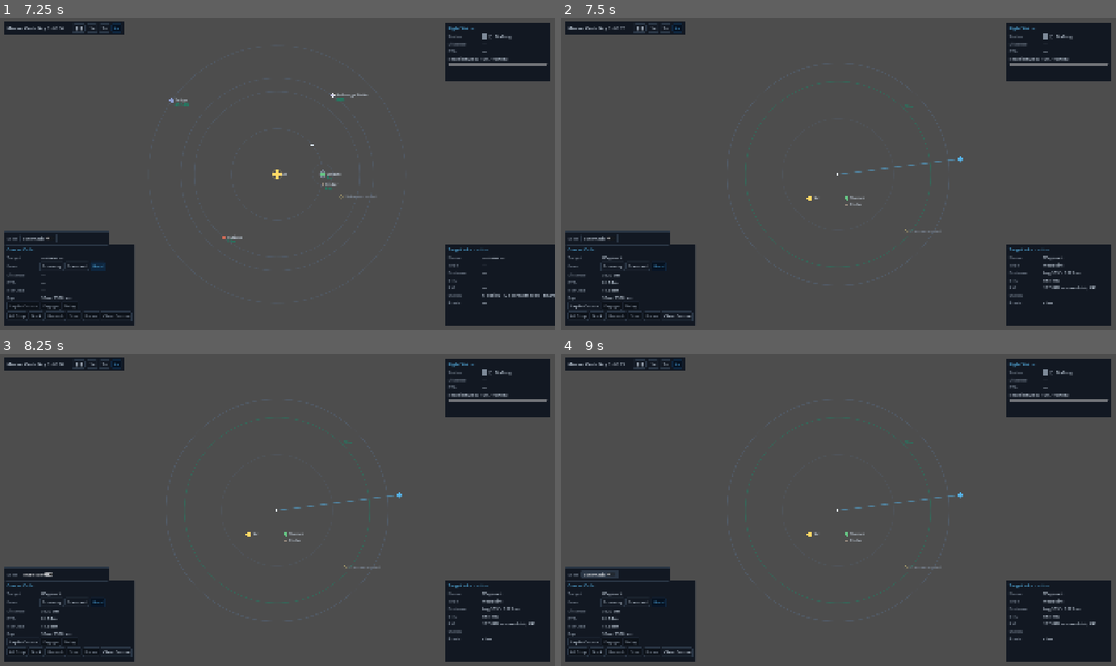
Above: before the commit, frames 1-4 (two rows, left to right).
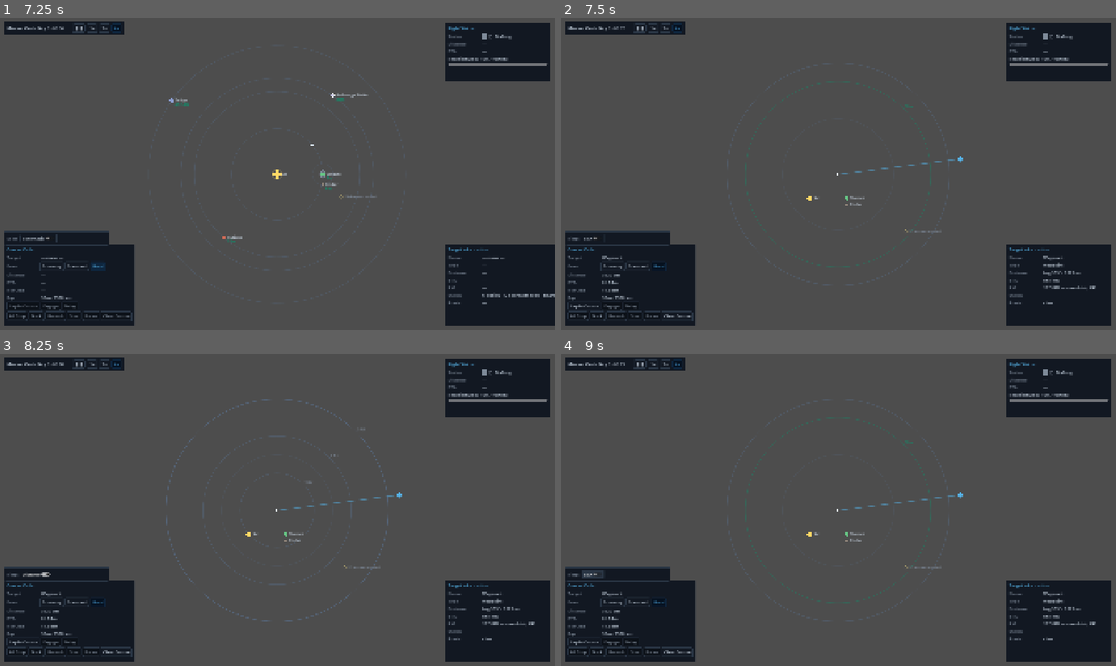
Above: after the commit, the same moments.

Repository: AndrewDrinkwater/farhorizon
Game: Godot game, scene res://src/ui/shell/main.tscn
The game is run twice, just before and just after one commit, with the same random seed, the same clock (stepped at 60 frames per second) and the same inputs.
Inputs (mouse positions are in pixels of both pictures, inside the frame that each line leads up to):
- Up to frame 1 (7.25 s): click "Schematic" at 0.5 s; click "True scale" at 1.25 s; click "❚❚" at 2 s; click "1×" at 2.75 s; click "2×" at 3.5 s; click "4×" at 4.25 s; click "Economy" at 5 s; click "Standard" at 5.75 s; click "Hard" at 6.5 s
- Up to frame 2 (7.5 s): tap Enter at 7.25 s; move the mouse to (960, 158) at 7.27 s; hold ] (sim_speed_up) from 7.28 s (still down); hold T (toggle_tactical) from 7.28 s (still down); click (960, 158) at 7.42 s
- Up to frame 3 (8.25 s): release ] (sim_speed_up) at 8 s; release T (toggle_tactical) at 8 s; click "Schematic" (after the commit: "ETA") at 8 s
- Up to frame 4 (9 s): click "True scale" (after the commit: "Distance") at 8.75 s

Frame 1 is identical in both runs. In frame 2, less than 0.1% of the frame differs, in the area x 1-11%, y 69-72%; in frame 3, less than 0.1%; in frame 4, less than 0.1%.

Commit message:
Tactical scope: context-aware mode toggle — ETA ↔ distance rings (ADR 0021)
The Schematic/True-scale switch is inert in the tactical scope (always true-scale),
so the one Helm mode toggle is now retargeted by the active nav view
(nav_view_changed from main on T): orrery → scale (Schematic/True), scope → ring
mode, swapping the concentric rings between ETA isochrones (burn-aware, ADR 0019)
and flat distance rings (AU ranges). New nav_view_changed / nav_ring_mode_changed;
TacticalView.RingMode + _draw_distance_rings; the toggle's caption/label/state
follow the active view. ADR 0021 amended.

Test: toggle drives scale in the orrery, rings in the scope. 170 green; boots clean.

Co-Authored-By: Claude Opus 4.8 (1M context) <noreply@anthropic.com>

Diff:
--- a/localization/strings.csv
+++ b/localization/strings.csv
@@ -107,6 +107,10 @@
 HELM_SCALE_LABEL,Scale
 HELM_SCALE_SCHEMATIC,Schematic
 HELM_SCALE_TRUE,True scale
+HELM_RINGS_LABEL,Rings
+HELM_RINGS_ETA,ETA
+HELM_RINGS_DIST,Distance
+NAV_DISTANCE_AU,{au} AU
 HELM_PIP,Pip
 HELM_PIP_FORMAT,{mins}m · {wu} wu
 HELM_TARGET_INFO,Target Information
--- a/src/autoload/event_bus.gd
+++ b/src/autoload/event_bus.gd
@@ -28,6 +28,11 @@
 signal nav_point_selected(point: Vector2)
 ## Orrery scale mode flipped on the Helm (ADR 0021) — OrreryParams.ScaleMode.
 signal nav_scale_changed(mode: int)
+## Active nav view switched (orrery ↔ tactical scope) — the Helm's mode toggle
+## retargets (orrery: scale; scope: ring mode).
+signal nav_view_changed(tactical: bool)
+## Tactical scope ring mode flipped — TacticalView.RingMode (ETA ↔ distance).
+signal nav_ring_mode_changed(mode: int)
 ## A moon-bearing planet was focused / the focus inset closed (ADR 0022).
 signal nav_focus_requested(body_id: String)
 signal nav_focus_closed()
--- a/src/ui/consoles/helm_console.gd
+++ b/src/ui/consoles/helm_console.gd
@@ -20,6 +20,8 @@
 var _route_waypoints: Array[Vector2] = []  # intermediate route points (ADR 0027)
 var _burn: int = FlightMath.Burn.STANDARD
 var _scale: int = OrreryParams.ScaleMode.LOG  # orrery schematic ↔ true scale (ADR 0021)
+var _ring_mode: int = TacticalView.RingMode.ISOCHRONE  # scope ETA ↔ distance rings
+var _tactical_active: bool = false  # which nav view the mode toggle targets
 var _flight_state: int = FlightCore.State.IDLE
 
 # Course Order widgets
@@ -28,7 +30,8 @@
 var _eta_readout: TReadout
 var _rm_readout: TReadout
 var _burn_buttons: Dictionary = {}  # burn:int -> TButton
-var _scale_switch: CheckButton  # orrery scale toggle, above the Course Order box (ADR 0021/0023)
+var _scale_switch: CheckButton  # context toggle above the Course Order box (orrery scale / scope rings)
+var _scale_caption: Label
 var _pip_readout: TReadout      # between-pip distance/time legend (ADR 0019)
 var _action_buttons: Dictionary = {}  # order id:String -> TButton
 
@@ -68,6 +71,7 @@
 	_refresh_all()
 	EventBus.nav_burn_changed.emit(_burn)  # sync the nav views to the starting burn (ADR 0019)
 	EventBus.nav_scale_changed.emit(_scale)  # sync the orrery to the starting scale (ADR 0021)
+	EventBus.nav_ring_mode_changed.emit(_ring_mode)  # sync the scope's ring mode
 
 
 # --- Layout helpers ---
@@ -154,15 +158,13 @@
 	var row := HBoxContainer.new()
 	row.add_theme_constant_override("separation", 8)
 	box.add_child(row)
-	var caption := Label.new()
-	caption.text = tr("HELM_SCALE_LABEL")
-	caption.add_theme_color_override("font_color", Palette.TEXT_DIM)
-	row.add_child(caption)
+	_scale_caption = Label.new()
+	_scale_caption.add_theme_color_override("font_color", Palette.TEXT_DIM)
+	row.add_child(_scale_caption)
 	_scale_switch = CheckButton.new()
-	_scale_switch.set_pressed_no_signal(_scale == OrreryParams.ScaleMode.LINEAR)
-	_scale_switch.text = _scale_mode_label()
 	_scale_switch.toggled.connect(_on_scale_toggled)
 	row.add_child(_scale_switch)
+	_refresh_toggle()
 
 
 func _make_action(id: String, label_key: String, on_press: Callable) -> TButton:
@@ -231,6 +233,7 @@
 	EventBus.contact_promoted.connect(_on_contacts_changed.unbind(2))
 	EventBus.flight_state_changed.connect(_on_flight_state_changed)
 	EventBus.course_completed.connect(_on_course_completed)
+	EventBus.nav_view_changed.connect(_on_view_changed)
 	EventBus.ship_context_changed.connect(_refresh_all)
 	EventBus.sim_tick.connect(_on_tick.unbind(1))
 	EventBus.fuel_changed.connect(_on_fuel_changed)
@@ -364,20 +367,46 @@
 	EventBus.nav_burn_changed.emit(_burn)  # nav views recompute time annotations (ADR 0019)
 
 
+## The mode toggle drives the orrery scale, or — when the tactical scope is the
+## active view — the scope's ring mode (ETA ↔ distance). Same switch, retargeted.
+func _on_scale_toggled(pressed: bool) -> void:
+	if _tactical_active:
+		_select_ring_mode(TacticalView.RingMode.DISTANCE if pressed else TacticalView.RingMode.ISOCHRONE)
+	else:
+		_select_scale(OrreryParams.ScaleMode.LINEAR if pressed else OrreryParams.ScaleMode.LOG)
+
+
 func _select_scale(mode: int) -> void:
 	_scale = mode
-	if _scale_switch != null:
+	_refresh_toggle()
+	EventBus.nav_scale_changed.emit(_scale)  # orrery remaps radii (ADR 0021)
+
+
+func _select_ring_mode(mode: int) -> void:
+	_ring_mode = mode
+	_refresh_toggle()
+	EventBus.nav_ring_mode_changed.emit(_ring_mode)  # scope swaps ETA ↔ distance rings
+
+
+func _on_view_changed(tactical: bool) -> void:
+	_tactical_active = tactical
+	_refresh_toggle()
+
+
+## Point the one toggle at the active view's mode: orrery scale, or scope rings.
+func _refresh_toggle() -> void:
+	if _scale_switch == null:
+		return
+	if _tactical_active:
+		_scale_caption.text = tr("HELM_RINGS_LABEL")
+		_scale_switch.set_pressed_no_signal(_ring_mode == TacticalView.RingMode.DISTANCE)
+		_scale_switch.text = tr("HELM_RINGS_DIST") if _ring_mode == TacticalView.RingMode.DISTANCE \
+			else tr("HELM_RINGS_ETA")
+	else:
+		_scale_caption.text = tr("HELM_SCALE_LABEL")
 		_scale_switch.set_pressed_no_signal(_scale == OrreryParams.ScaleMode.LINEAR)
-		_scale_switch.text = _scale_mode_label()
-	EventBus.nav_scale_changed.emit(_scale)  # orrery remaps radii (ADR 0021)
-
-
-func _on_scale_toggled(pressed: bool) -> void:
-	_select_scale(OrreryParams.ScaleMode.LINEAR if pressed else OrreryParams.ScaleMode.LOG)
-
-
-func _scale_mode_label() -> String:
-	return tr("HELM_SCALE_TRUE") if _scale == OrreryParams.ScaleMode.LINEAR else tr("HELM_SCALE_SCHEMATIC")
+		_scale_switch.text = tr("HELM_SCALE_TRUE") if _scale == OrreryParams.ScaleMode.LINEAR \
+			else tr("HELM_SCALE_SCHEMATIC")
 
 
 func _lay_in_course() -> void:
--- a/src/ui/shell/main.gd
+++ b/src/ui/shell/main.gd
@@ -41,6 +41,7 @@
 	if event.is_action_pressed("toggle_tactical") and _orrery != null and _tactical != null:
 		_orrery.visible = not _orrery.visible
 		_tactical.visible = not _tactical.visible
+		EventBus.nav_view_changed.emit(_tactical.visible)  # retarget the Helm mode toggle
 
 
 ## Pick a starting system if none is loaded yet (fresh run). A loaded save will
--- a/src/world/tactical_view.gd
+++ b/src/world/tactical_view.gd
@@ -29,6 +29,12 @@
 ## the near ones show, at a slow burn more do. Tuning (step-10 feel pass).
 const ISOCHRONE_TICKS: Array[int] = [10, 20, 30, 60, 120]
 
+## Range-ring radii in AU for the flat-distance mode (ADR 0021 toggle reuse).
+const DISTANCE_RING_AU: Array[float] = [1.0, 2.0, 3.0, 5.0, 10.0, 20.0]
+
+## What the concentric rings mean: ETA (isochrones, burn-aware) or flat distance.
+enum RingMode { ISOCHRONE, DISTANCE }
+
 var _system: SystemData
 var _selected_id: String = ""
 var _selected_point: Vector2 = Vector2.ZERO
@@ -39,6 +45,7 @@
 var _center: Vector2
 var _px_per_wu: float = 0.1
 var _burn: int = FlightMath.Burn.STANDARD  # mirrors the Helm burn selector (ADR 0019)
+var _ring_mode: int = RingMode.ISOCHRONE   # ETA rings ↔ distance rings (Helm toggle)
 var _max_ring_px: float = 0.0
 var _font: Font
 
@@ -50,6 +57,7 @@
 	EventBus.nav_burn_changed.connect(func(burn: int) -> void: _burn = burn)
 	EventBus.system_changed.connect(_on_system_changed)
 	EventBus.nav_route_changed.connect(func(route: PackedVector2Array) -> void: _preview_route = route)
+	EventBus.nav_ring_mode_changed.connect(func(mode: int) -> void: _ring_mode = mode)
 	_init_system(system)
 
 
@@ -107,7 +115,10 @@
 	draw_arc(_center, radius * 0.5, 0.0, TAU, 80, Color(RING_COLOR, 0.18), 1.0, true)
 
 	_draw_zones()  # beneath bodies/contacts (ADR 0026); true shapes at this scale
-	_draw_isochrones()
+	if _ring_mode == RingMode.DISTANCE:
+		_draw_distance_rings()
+	else:
+		_draw_isochrones()
 	if _under_way():
 		_draw_course()
 	else:
@@ -225,6 +236,22 @@
 		_label(at + Vector2(2.0, -2.0), _format_duration(ticks), TIME_COLOR)
 
 
+## Flat range rings (the Helm toggle's tactical use): concentric circles at fixed
+## real distances (AU), each labelled — "how far", not "how long" (not burn-aware).
+func _draw_distance_rings() -> void:
+	for au: float in DISTANCE_RING_AU:
+		var ring_px := au * Travel.WU_PER_AU * _px_per_wu
+		if ring_px < 6.0 or ring_px > _max_ring_px:
+			continue
+		draw_arc(_center, ring_px, 0.0, TAU, 96, RING_COLOR, 1.0, true)
+		var at := _center + Vector2(0.7071, -0.7071) * ring_px
+		_label(at + Vector2(2.0, -2.0), tr("NAV_DISTANCE_AU").format({"au": _format_au(au)}), Palette.TEXT_DIM)
+
+
+func _format_au(au: float) -> String:
+	return "%.0f" % au if au == floorf(au) else "%.1f" % au
+
+
 func _draw_course() -> void:
 	var order: Dictionary = GameState.ship.current_order
 	if String(order.get("type", "")) != "course":
--- a/tests/unit/test_helm_console.gd
+++ b/tests/unit/test_helm_console.gd
@@ -77,6 +77,20 @@
 	assert_gt(_helm._plotted_distance(), 2000.0, "RM/ETA distance includes the waypoint detour")
 
 
+func test_mode_toggle_drives_scale_in_orrery_view() -> void:
+	watch_signals(EventBus)
+	_helm._on_scale_toggled(true)
+	assert_signal_emitted(EventBus, "nav_scale_changed", "orrery view → toggle drives scale")
+
+
+func test_mode_toggle_drives_rings_in_tactical_view() -> void:
+	EventBus.nav_view_changed.emit(true)  # switch the active view to the scope
+	watch_signals(EventBus)
+	_helm._on_scale_toggled(true)
+	assert_signal_emitted(EventBus, "nav_ring_mode_changed", "scope view → toggle drives rings")
+	assert_signal_not_emitted(EventBus, "nav_scale_changed", "and not the orrery scale")
+
+
 func test_arrival_clears_the_plot() -> void:
 	EventBus.nav_target_selected.emit("verdant")
 	assert_ne(_helm._sel_kind, Travel.TargetKind.NONE, "a course is plotted")
Not shown, changed: DEVLOG.md
Not shown, changed: docs/adr/0021-orrery-scale-modes.md
